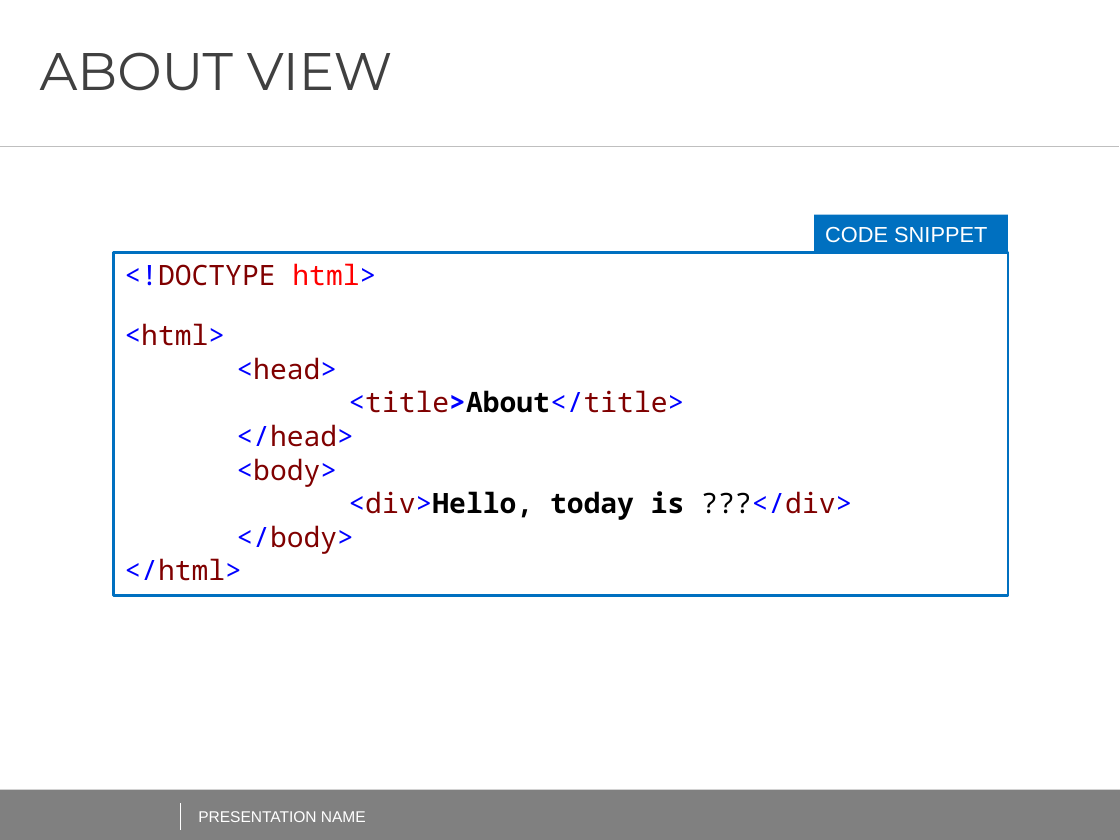
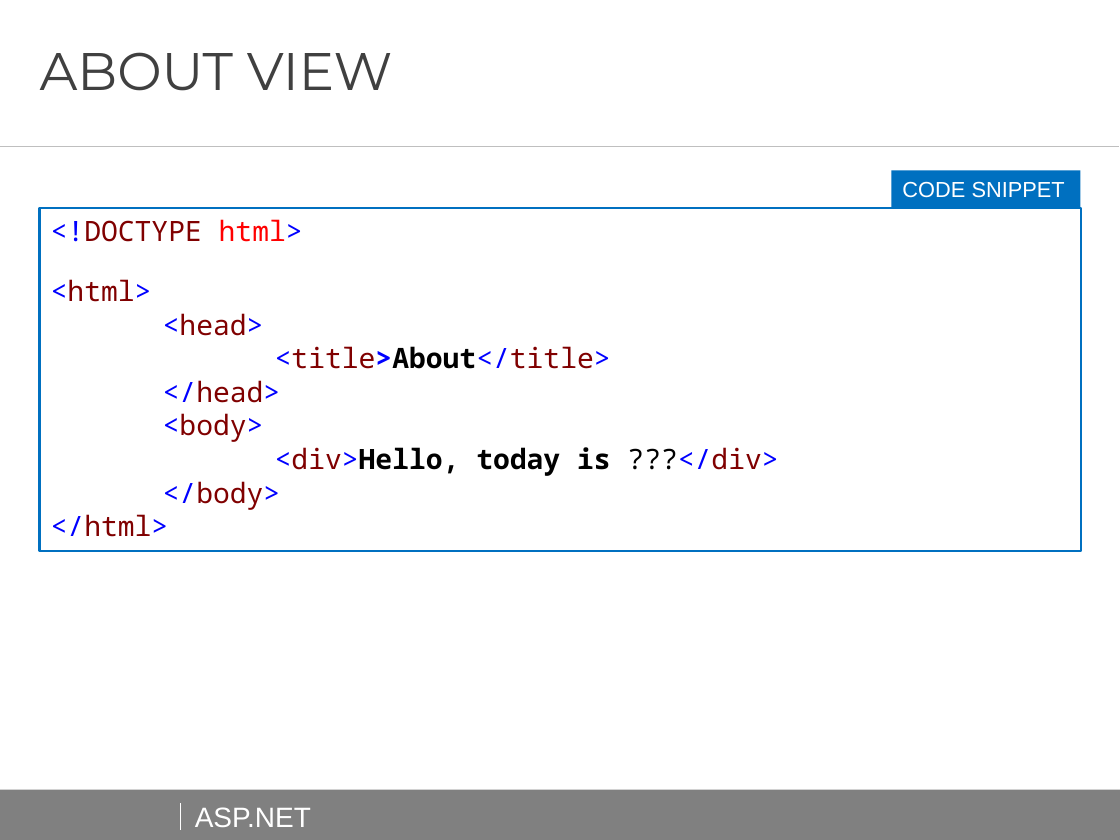
Before and after one commit to AndreiShenets/ASP.NET-Lectures, a slide deck: slide 35 of docs/ASP.NET - iTechArt 2018.pptx. Drawn at 1120x840 pixels with LibreOffice and Linux fonts; fonts in the diff are those of the drawing; background and template pictures are left out. Boxes give left, top, right and bottom in pixels: in the first picture for what was removed or moved away, otherwise in the second. Text is boxed around its words. In the diff, an @@ line names an element or a change of style, - is before the commit and + after.

```diff
--- a/docs/ASP.NET - iTechArt 2018.pptx
+++ b/docs/ASP.NET - iTechArt 2018.pptx
@@ rectangle "CODE SNIPPET": place and size @@
-rectangle "CODE SNIPPET" at [814, 215, 1008, 253]
+rectangle "CODE SNIPPET" at [892, 170, 1081, 208]
@@ rectangle "<!DOCTYPE html>": place and size @@
-rectangle "<!DOCTYPE html>" at [113, 252, 1008, 595]
+rectangle "<!DOCTYPE html>" at [39, 208, 1081, 551]
@@ text added at [195, 807, 311, 827], 18 pt, text #FFFFFF @@
+ASP.NET
@@ text removed at [198, 811, 366, 822] @@
-PRESENTATION NAME
```
Also in this commit, not shown: 80 other slides changed, 2 other files.
